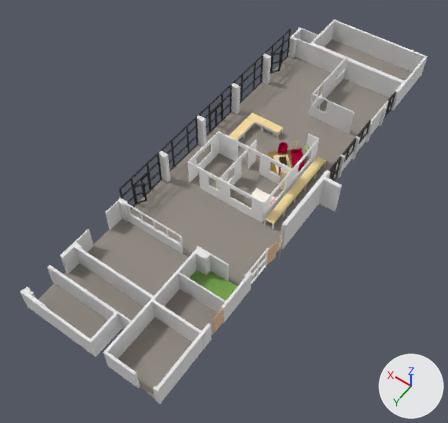
A saved change to the Blender file src/simulators/morse_ros/morse_ros/blender_files/laas_adream.blend.
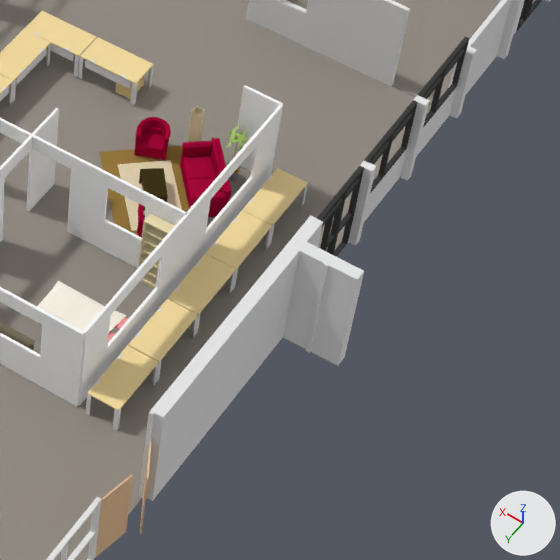
Each version is shown whole from a 50 mm camera at (-12.2, 38.1, 38.8) aimed at (5.8, 12.9, -0.8), then close up on the part from 54% to 88% of the width and 26% to 63% of the height. The axes (+X, +Y, +Z) are drawn at lower right. The lights are the same throughout.

The older version as bpy lines, for what is in view:
```python
ob_office_desk_001 = bpy.data.objects.new('office_desk.001', me_cube_078)
ob_office_desk_001.location = (8.68, 3.84, 0.05)
ob_office_desk_004 = bpy.data.objects.new('office_desk.004', me_cube_012)
ob_office_desk_004.location = (1.7, 5.41, 0.0)
ob_office_desk_004.rotation_euler = (0.0, 0.0, -1.57)  # degrees (0, 0, -90)
ob_office_desk_005 = bpy.data.objects.new('office_desk.005', me_cube_014)
ob_office_desk_005.location = (1.7, 7.03, 0.0)
ob_office_desk_005.rotation_euler = (0.0, 0.0, -1.57)  # degrees (0, 0, -90)
ob_office_desk_006 = bpy.data.objects.new('office_desk.006', me_cube_015)
ob_office_desk_006.location = (1.7, 8.64, 0.0)
ob_office_desk_006.rotation_euler = (0.0, 0.0, -1.57)  # degrees (0, 0, -90)
ob_office_desk_007 = bpy.data.objects.new('office_desk.007', me_cube_017)
ob_office_desk_007.location = (1.7, 10.25, 0.0)
ob_office_desk_007.rotation_euler = (0.0, 0.0, -1.57)  # degrees (0, 0, -90)
ob_office_desk_008 = bpy.data.objects.new('office_desk.008', me_cube_027)
ob_office_desk_008.location = (1.7, 11.88, 0.0)
ob_office_desk_008.rotation_euler = (0.0, 0.0, -1.57)  # degrees (0, 0, -90)
# also in view: 'C6_plein_ext_P.009' at (4.4, 12.6, 0.5); 'glass_wall_h20_2' at (-0.1, 6.2, 1.3); 'C6_plein_ext_P.020' at (2.8, 8.5, 1.3); 'C6_plein_ext_P.024' at (6.4, 8.0, 1.3); 'C6_plein_ext_P.005' at (2.3, 10.6, 0.5)
```
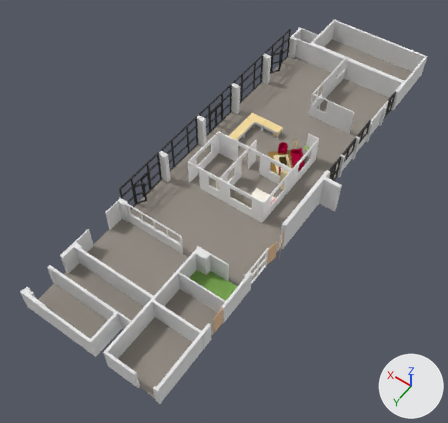
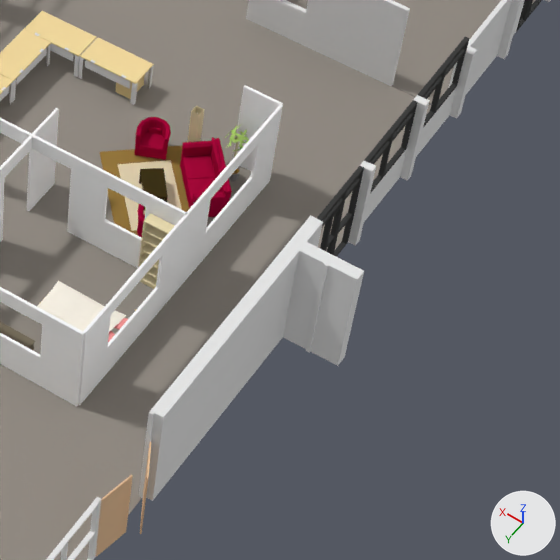
Location of each change, (x1, y1, x2, y2) in pixels of the close-ups (560 x 560 px):
'office_desk.008', deleted (beige): before (86, 345, 159, 430)
    faces in mat_light_wood_001 (beige #f6dda0): (87, 345, 159, 411)
    faces in mat_white_glossy (white #e7e7e7): (86, 354, 158, 430)
'office_desk.007', deleted (beige): before (128, 299, 198, 382)
    faces in mat_light_wood_001 (beige #f6dda0): (128, 299, 198, 362)
    faces in mat_white_glossy (white #e7e7e7): (136, 307, 198, 382)
'office_desk.006', deleted (beige): before (168, 254, 236, 335)
    faces in mat_light_wood_001 (beige #f6dda0): (168, 254, 236, 315)
    faces in mat_white_glossy (white #e7e7e7): (175, 262, 235, 335)
'office_desk.005', deleted (beige): before (206, 210, 272, 289)
    faces in mat_light_wood_001 (beige #f6dda0): (206, 210, 272, 269)
    faces in mat_white_glossy (white #e7e7e7): (213, 218, 272, 289)
'office_desk.004', deleted (beige): before (243, 168, 308, 246)
    faces in mat_light_wood_001 (beige #f6dda0): (243, 168, 308, 226)
    faces in mat_white_glossy (white #e7e7e7): (249, 176, 307, 246)

The edits, one by one:
Object 'office_desk.008' (ob_office_desk_008) is deleted.
Object 'office_desk.007' (ob_office_desk_007) is deleted.
Object 'office_desk.006' (ob_office_desk_006) is deleted.
Object 'office_desk.005' (ob_office_desk_005) is deleted.
Object 'office_desk.004' (ob_office_desk_004) is deleted.
